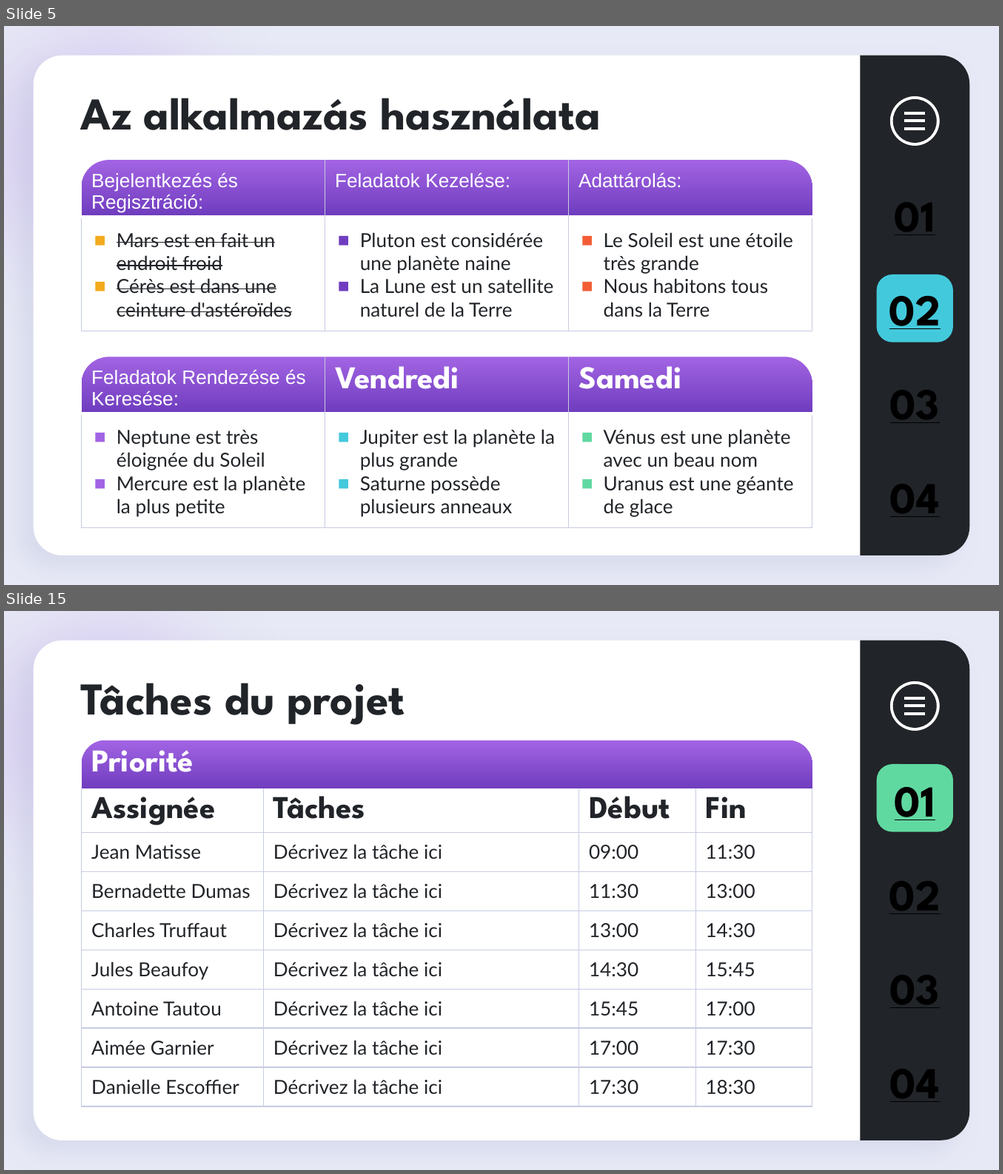
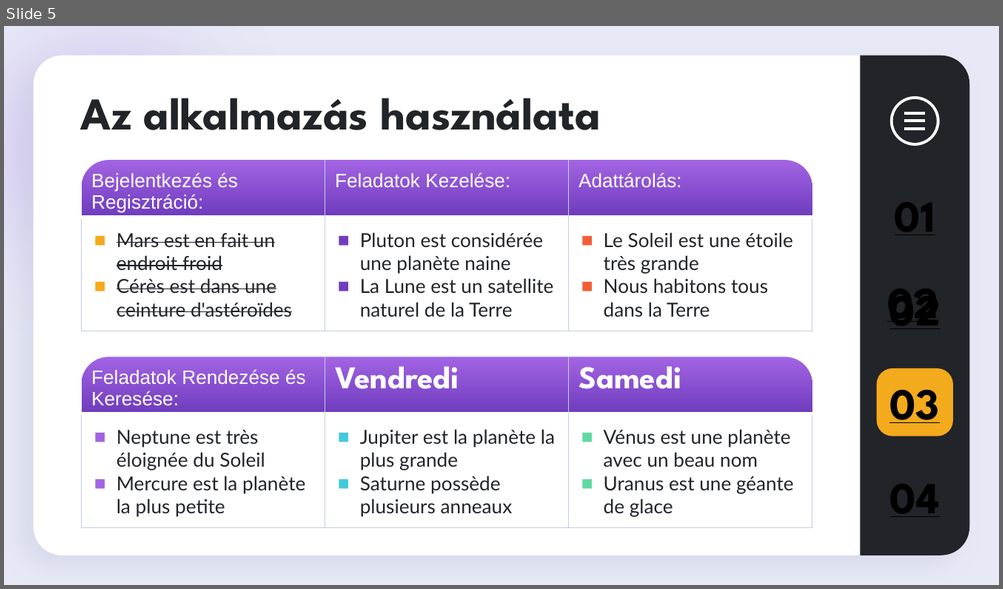
Before and after one commit to DrDevoo/ToDoApp_NextJS, a slide deck: Documents/ToDoApp Bemutató.pptx. Shown one above the other, each under a label of ours: slides 5 and 15 before the commit, slide 5 after it; the slides between them are not shown. The pictures are 1003x1174 and 1003x589 pixels, drawn with LibreOffice and Linux fonts; fonts in the diff are those of the drawing. Boxes give left, top, right and bottom in pixels: in the first picture for what was removed or moved away, otherwise in the second. Text is boxed around its words. In the diff, an @@ line names an element or a change of style, - is before the commit and + after.

```diff
--- a/Documents/ToDoApp Bemutató.pptx
+++ b/Documents/ToDoApp Bemutató.pptx
@@ slide 15 removed at bbox=[4, 611, 999, 1170], background #E7E9F6; not listed: 3 template elements that a slide beside it also shows @@
@@ title removed at bbox=[81, 683, 405, 725] @@
-Tâches du projet
@@ freeform shape removed at bbox=[889, 681, 940, 732] @@
@@ round same rect removed at bbox=[82, 741, 811, 789] @@
@@ table removed at bbox=[82, 741, 811, 1111], 9 rows, 4 columns @@
-Priorité |  |  | 
-Assignée | Tâches | Début | Fin
-Jean Matisse | Décrivez la tâche ici | 09:00 | 11:30
-Bernadette Dumas | Décrivez la tâche ici | 11:30 | 13:00
-Charles Truffaut | Décrivez la tâche ici | 13:00 | 14:30
-Jules Beaufoy | Décrivez la tâche ici | 14:30 | 15:45
-Antoine Tautou | Décrivez la tâche ici | 15:45 | 17:00
-Aimée Garnier | Décrivez la tâche ici | 17:00 | 17:30
-Danielle Escoffier | Décrivez la tâche ici | 17:30 | 18:30
@@ rounded rectangle removed at bbox=[876, 764, 953, 832] @@
@@ text removed at bbox=[894, 787, 935, 820] @@
-01
@@ text removed at bbox=[889, 860, 940, 926] @@
-02
@@ text removed at bbox=[890, 954, 940, 1020] @@
-03
@@ text removed at bbox=[890, 1048, 939, 1114] @@
-04
@@ slide 5 changed as well @@
@@ text added at bbox=[874, 275, 953, 329], 32 pt, text #000000, bold, underline @@
+02
@@ rounded rectangle removed at bbox=[876, 275, 953, 342] @@
@@ rounded rectangle added at bbox=[876, 368, 953, 436], fill #F4AA1D @@
```
Also in this commit, not shown: 5 other slides changed, 1 slide added, 30 other slides removed.
